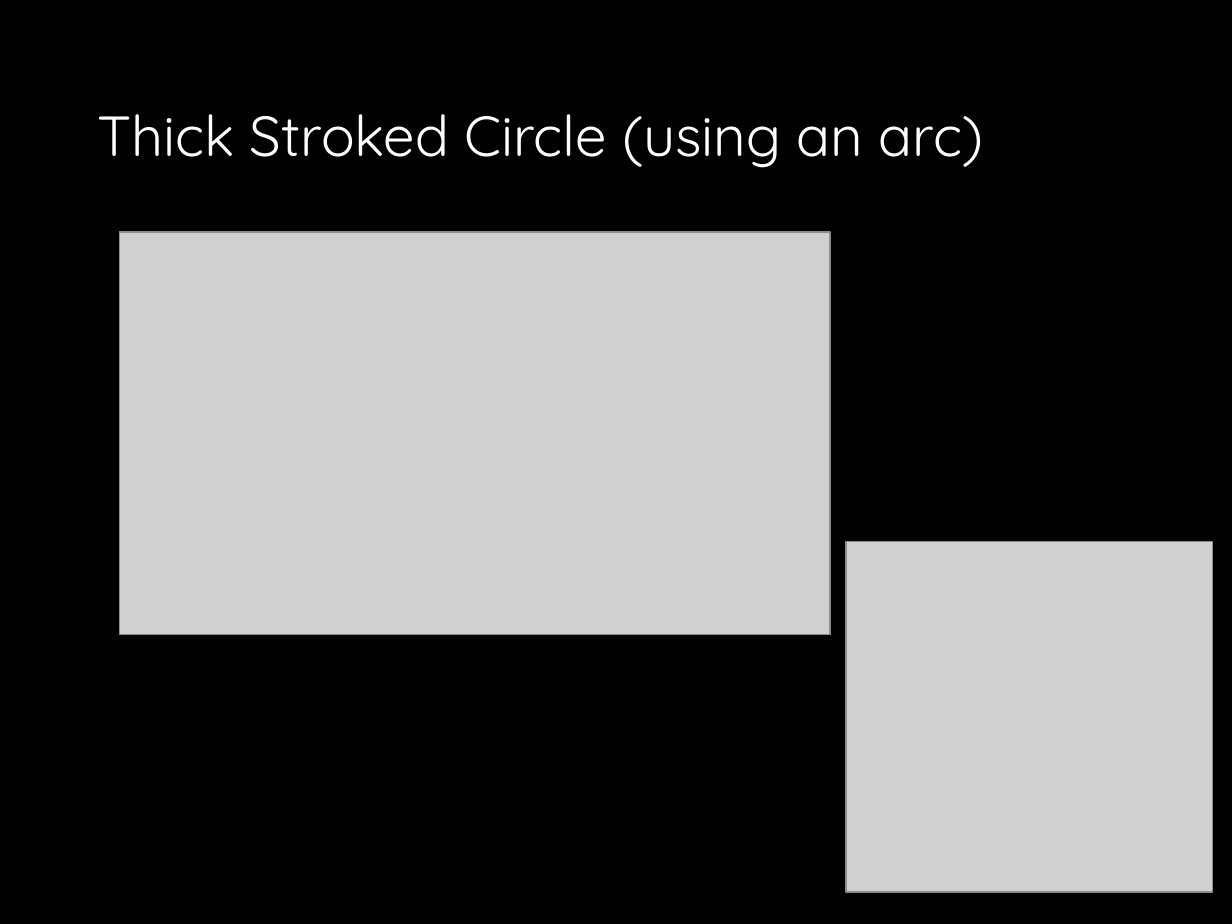
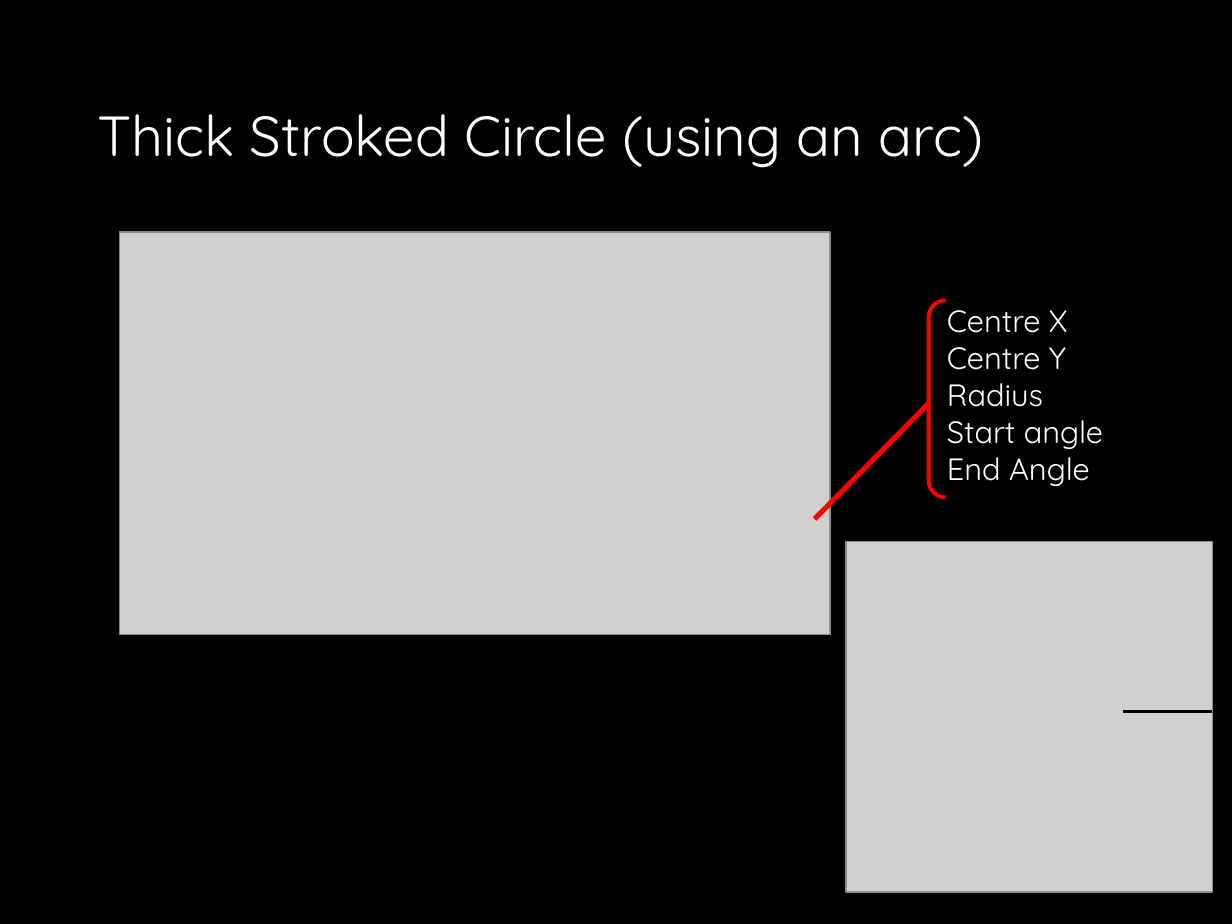
Before and after one commit to drslock/SPE2018, a slide deck: slide 13 of Lecture Slides/20 js canvas charts.pptx. Drawn at 1232x924 pixels with LibreOffice and Linux fonts; fonts in the diff are those of the drawing; grey boxes stand for pictures. Boxes give left, top, right and bottom in pixels: in the first picture for what was removed or moved away, otherwise in the second. Text is boxed around its words. In the diff, an @@ line names an element or a change of style, - is before the commit and + after.

Commit message:
Tweaks

```diff
--- a/Lecture Slides/20 js canvas charts.pptx
+++ b/Lecture Slides/20 js canvas charts.pptx
@@ left bracket added at (929,301,946,498), outline #FF0000 2.25 pt @@
@@ text added at (947,310,1103,486), 18 pt, text #FFFFFF @@
+Centre X
+Centre Y
+Radius
+Start angle
+End Angle
@@ line added from (814, 519) to (929, 403), #FF0000 3 pt @@
@@ line added from (1124, 712) to (1212, 712), #000000 2.25 pt @@
```
Also in this commit, not shown: 2 other slides changed.
